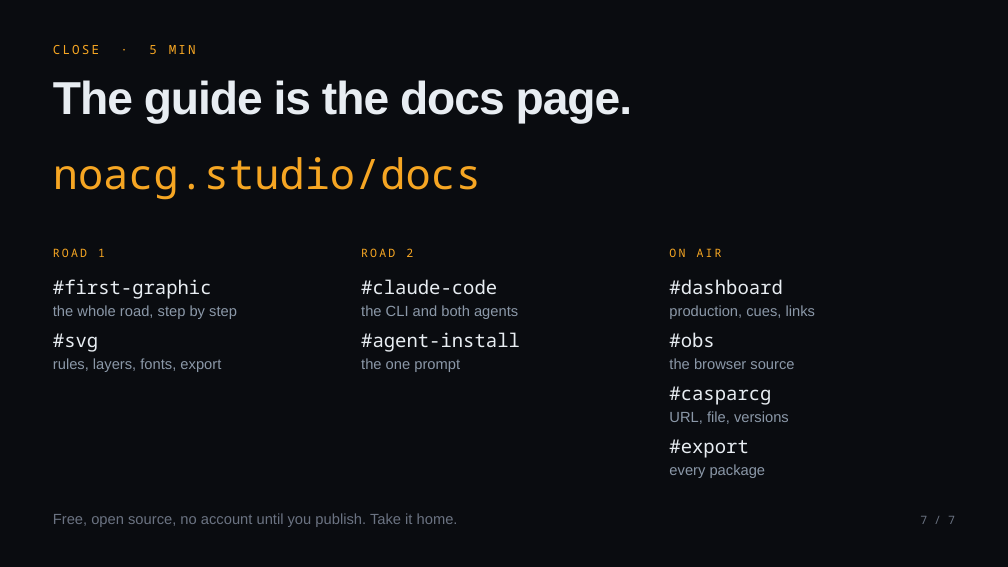
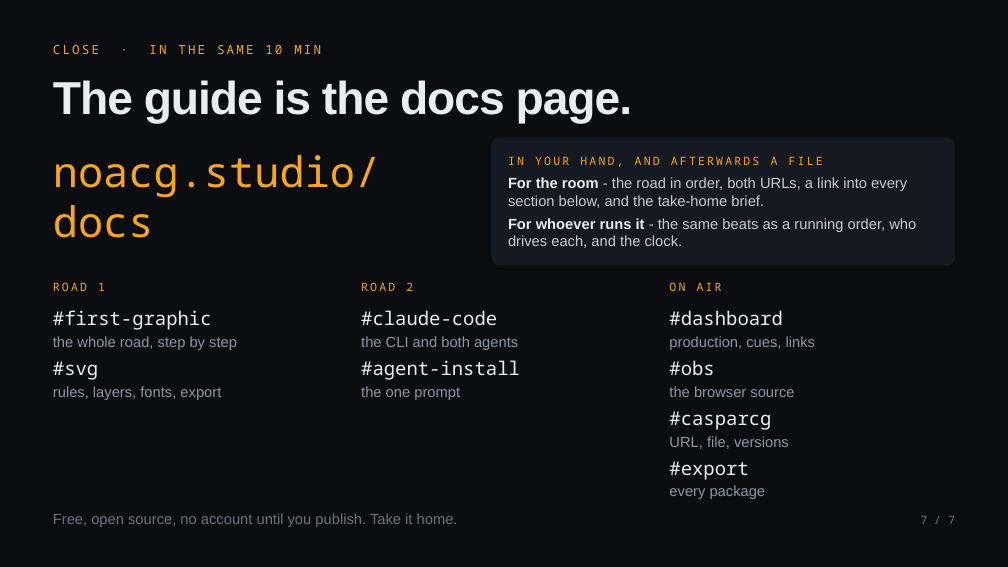
Before and after one commit to NoaCG/NoaCG-Studio, a slide deck: slide 7 of docs/presentation-2026-09-25/NoaCG-2026-09-25.pptx. Drawn at 1008x567 pixels with LibreOffice and Linux fonts; fonts in the diff are those of the drawing. Boxes give left, top, right and bottom in pixels: in the first picture for what was removed or moved away, otherwise in the second. Text is boxed around its words. In the diff, an @@ line names an element or a change of style, - is before the commit and + after.

```diff
--- a/docs/presentation-2026-09-25/NoaCG-2026-09-25.pptx
+++ b/docs/presentation-2026-09-25/NoaCG-2026-09-25.pptx
@@ text at [53, 45, 321, 54]: text changed @@
-CLOSE · 5 MIN
+CLOSE · IN THE SAME 10 MIN
@@ text "noacg.studio/docs" rewrapped from [53, 157, 481, 200] to [53, 155, 380, 238] @@
@@ rounded rectangle added at [492, 138, 955, 265], fill #141922 @@
@@ text added at [508, 156, 823, 167], 11 pt, text #F6A623 @@
+IN YOUR HAND, AND AFTERWARDS A FILE
@@ text added at [508, 177, 916, 248], 14 pt, text #C6CCD6 @@
+For the room - the road in order, both URLs, a link into every section below, and the take-home brief.
+For whoever runs it - the same beats as a running order, who drives each, and the clock.
@@ 3 texts: place and size @@
-3 texts at [53, 248, 722, 257]
+3 texts at [53, 282, 722, 291]
@@ 12 texts: place and size @@
-12 texts at [53, 279, 815, 372]
+12 texts at [53, 310, 815, 400]
@@ text "#casparcg": place and size @@
-text "#casparcg" at [669, 386, 771, 405]
+text "#casparcg" at [669, 411, 771, 430]
@@ text "URL, file, versions": place and size @@
-text "URL, file, versions" at [669, 411, 789, 424]
+text "URL, file, versions" at [669, 436, 789, 449]
@@ text "#export": place and size @@
-text "#export" at [669, 439, 748, 458]
+text "#export" at [669, 461, 748, 480]
@@ text "every package": place and size @@
-text "every package" at [669, 464, 766, 478]
+text "every package" at [669, 485, 766, 499]
```
Also in this commit, not shown: 3 other slides changed, 4 other files.
